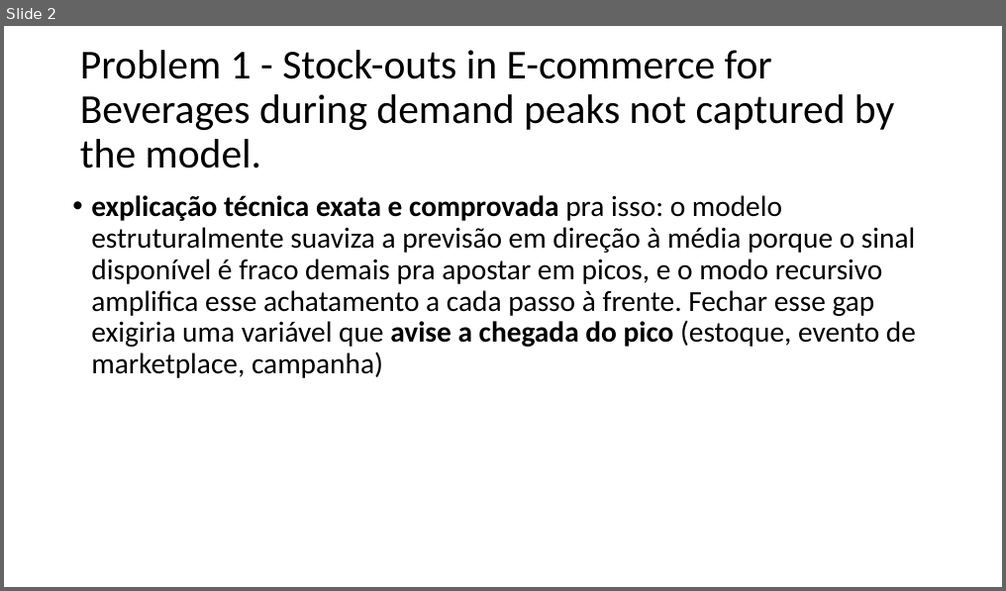
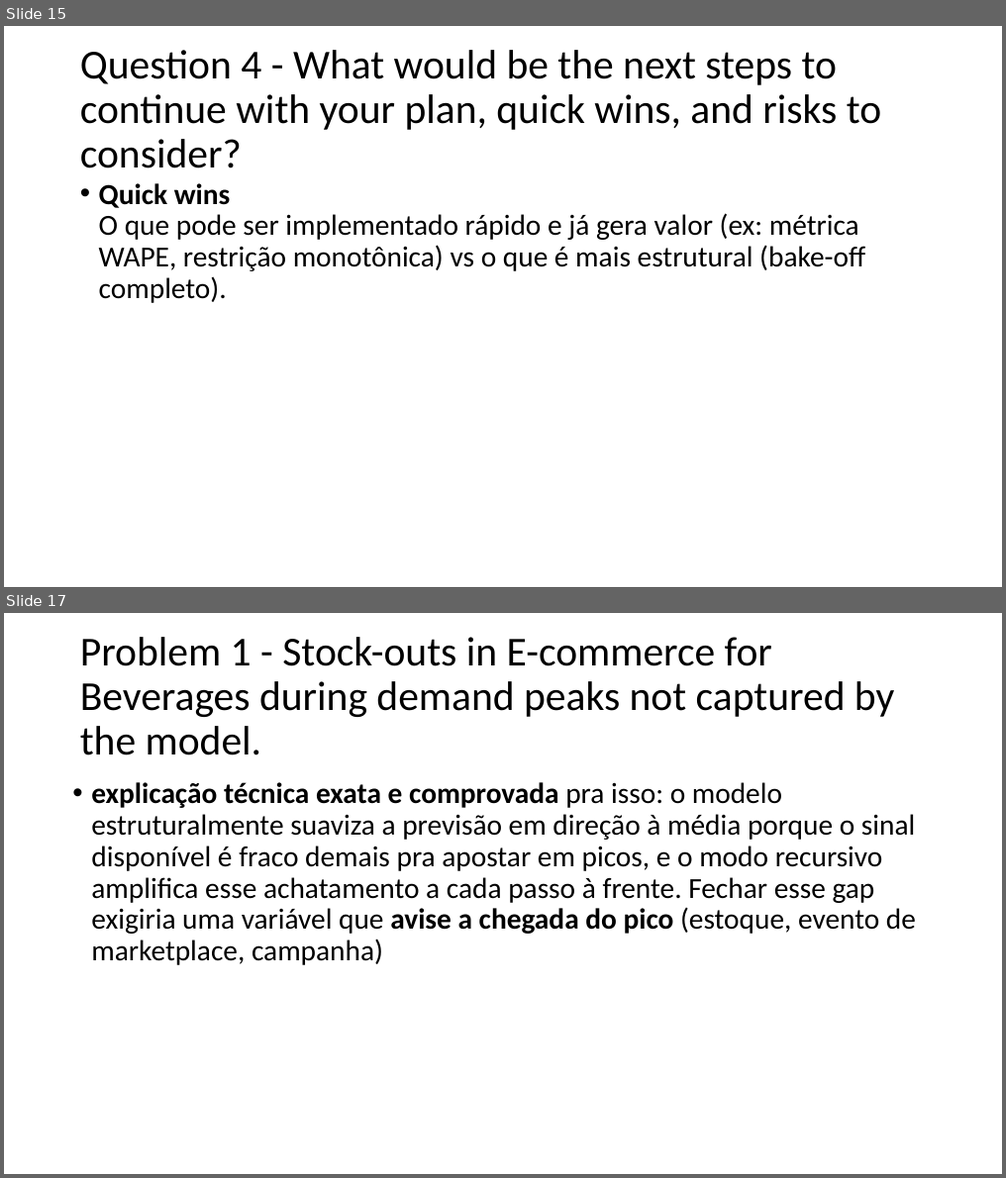
Before and after one commit to Priscila-Portela/mdlz-selec, a slide deck: Business case.pptx. Shown one above the other, each under a label of ours: slide 2 before the commit, slides 15 and 17 after it; the slides between them are not shown. The pictures are 1006x591 and 1006x1178 pixels, drawn with LibreOffice and Linux fonts; fonts in the diff are those of the drawing. Boxes give left, top, right and bottom in pixels: in the first picture for what was removed or moved away, otherwise in the second. Text is boxed around its words. In the diff, an @@ line names an element or a change of style, - is before the commit and + after.

```diff
--- a/Business case.pptx
+++ b/Business case.pptx
@@ slide 15 added at [4, 26, 1002, 587], background #FFFFFF @@
@@ title added at [80, 50, 881, 169], 39.6 pt, text #000000 @@
+Question 4 - What would be the next steps to continue with your plan, quick wins, and risks to consider?
@@ text added at [99, 183, 865, 303], 28 pt, text #000000 @@
+• Quick wins
+  O que pode ser implementado rápido e já gera valor (ex: métrica WAPE, restrição monotônica) vs o que é mais estrutural (bake-off completo).
@@ what was slide 2 is now slide 17 @@
```
Also in this commit, not shown: 2 slides changed, 15 other slides added, 31 other files.
